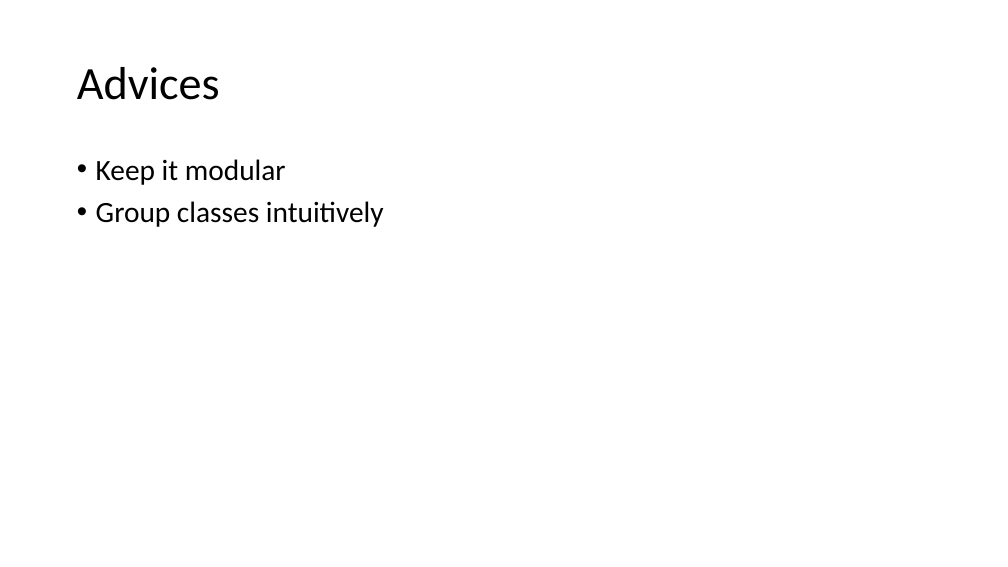
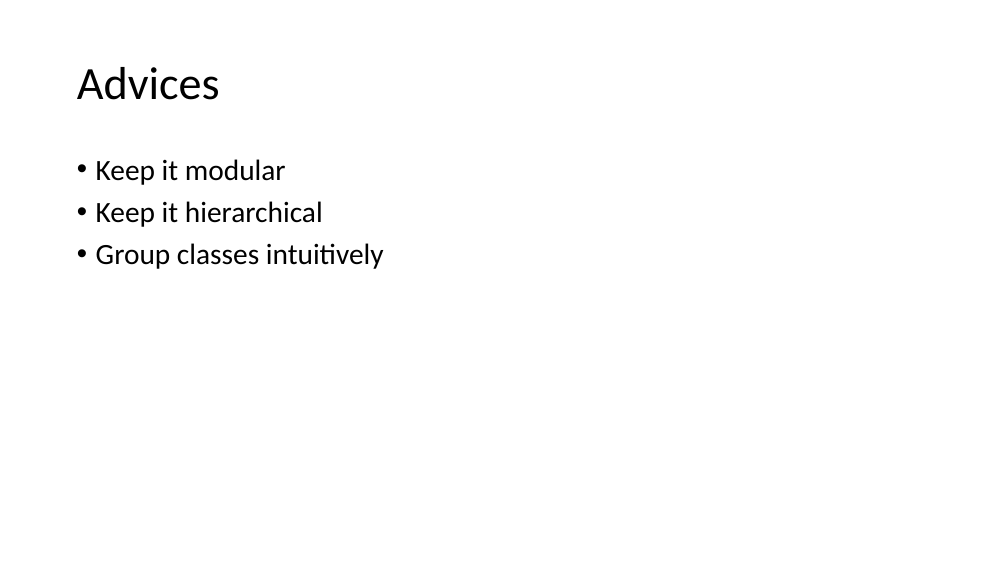
Before and after one commit to zhaENS/Project, a slide deck: slide 8 of Documents/lab Meetings/23-06-15/MatlabGUI.pptx (slide 6 before the commit). Drawn at 1008x567 pixels with LibreOffice and Linux fonts; fonts in the diff are those of the drawing. Boxes give left, top, right and bottom in pixels: in the first picture for what was removed or moved away, otherwise in the second. Text is boxed around its words. In the diff, an @@ line names an element or a change of style, - is before the commit and + after.

```diff
--- a/Documents/lab Meetings/23-06-15/MatlabGUI.pptx
+++ b/Documents/lab Meetings/23-06-15/MatlabGUI.pptx
@@ text at [96, 201, 323, 227]: paragraph added @@
+• Keep it hierarchical
```
Also in this commit, not shown: 5 other slides changed, 2 slides added, 1 other file.
